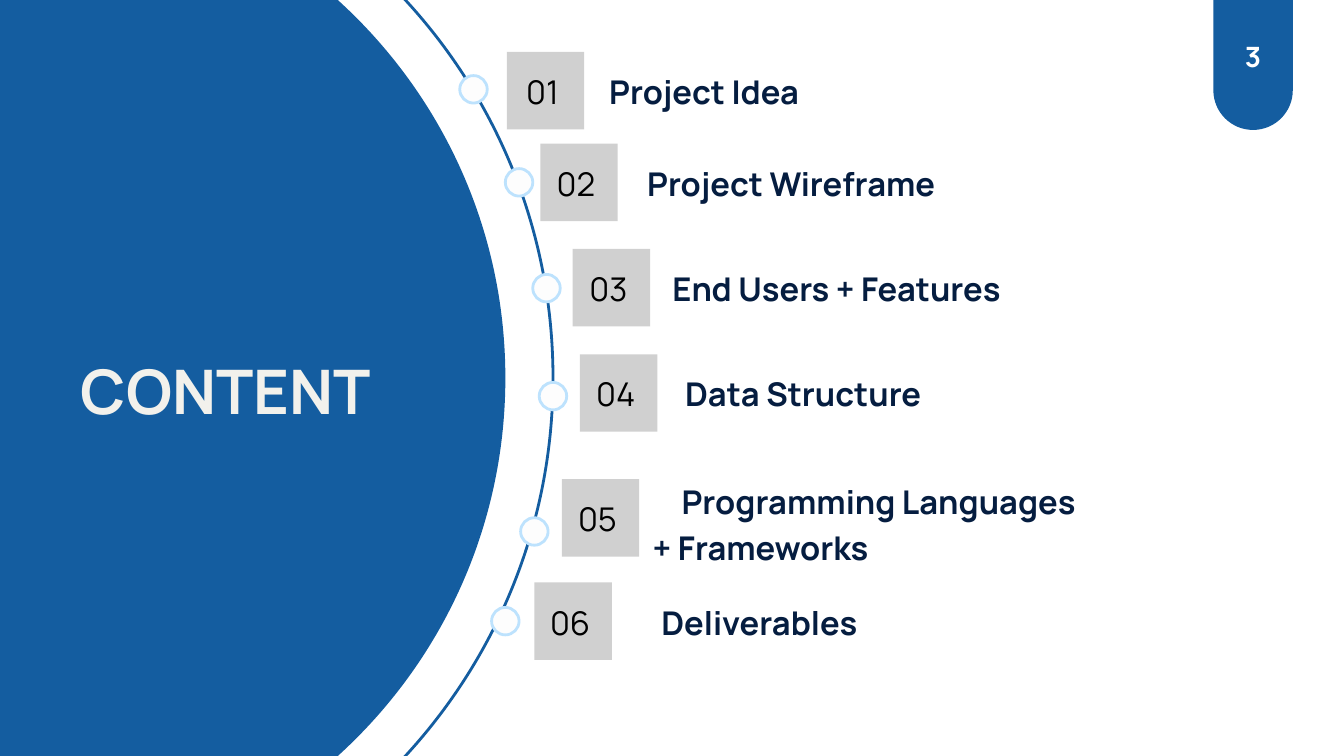
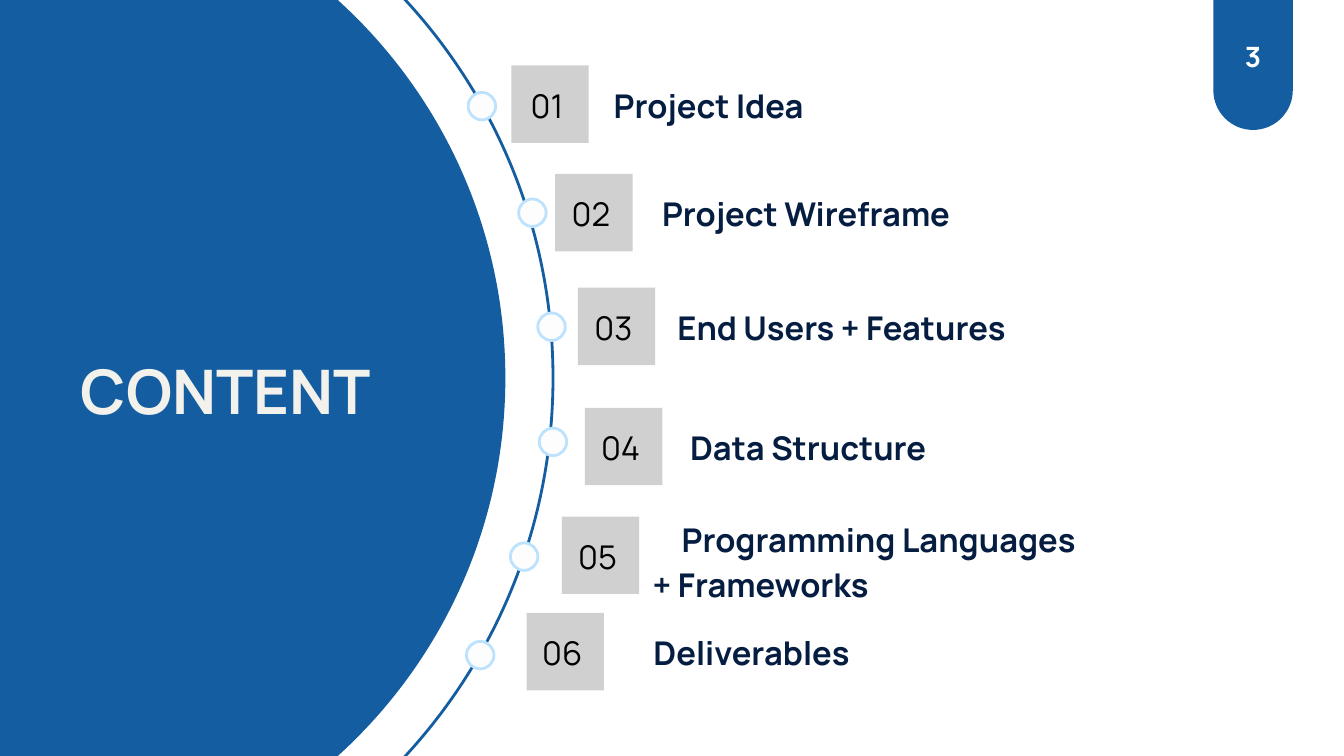
Before and after one commit to Mohamed-Kadry-Hussien/Sales_Forecasting_and_Demand_Prediction, a slide deck: slide 3 of Milestone 5/Sales Forecasting &Demand Prediction.pptx. Drawn at 1344x756 pixels with LibreOffice and Linux fonts; fonts in the diff are those of the drawing; grey boxes stand for pictures. Boxes give left, top, right and bottom in pixels: in the first picture for what was removed or moved away, otherwise in the second. Text is boxed around its words. In the diff, an @@ line names an element or a change of style, - is before the commit and + after.

Commit message:
Add some files

```diff
--- a/Milestone 5/Sales Forecasting &Demand Prediction.pptx
+++ b/Milestone 5/Sales Forecasting &Demand Prediction.pptx
@@ 2 texts, 1 picture: place and size @@
-2 texts, 1 picture at [507, 52, 799, 129]
+2 texts, 1 picture at [511, 65, 803, 142]
@@ freeform shape: place and size @@
-freeform shape at [460, 75, 487, 103]
+freeform shape at [468, 93, 496, 120]
@@ 2 texts, 1 freeform shape, 1 picture: place and size @@
-2 texts, 1 freeform shape, 1 picture at [505, 144, 935, 221]
+2 texts, 1 freeform shape, 1 picture at [519, 174, 949, 251]
@@ 2 texts, 1 freeform shape, 1 picture: place and size @@
-2 texts, 1 freeform shape, 1 picture at [533, 249, 1000, 326]
+2 texts, 1 freeform shape, 1 picture at [538, 288, 1005, 365]
@@ picture removed at [580, 354, 657, 431] @@
@@ picture added at [585, 408, 663, 485] @@
@@ freeform shape: place and size @@
-freeform shape at [539, 382, 566, 410]
+freeform shape at [539, 428, 566, 456]
@@ text "04": place and size @@
-text "04" at [596, 382, 635, 407]
+text "04" at [601, 436, 640, 461]
@@ text "Data Structure": place and size @@
-text "Data Structure" at [685, 382, 921, 407]
+text "Data Structure" at [690, 436, 926, 461]
@@ text "05": place and size @@
-text "05" at [578, 507, 617, 532]
+text "05" at [578, 545, 617, 570]
@@ picture: place and size @@
-picture at [562, 479, 639, 556]
+picture at [562, 517, 639, 594]
@@ text "Programming Languages": place and size @@
-text "Programming Languages" at [678, 490, 1076, 561]
+text "Programming Languages" at [678, 528, 1076, 598]
@@ freeform shape: place and size @@
-freeform shape at [521, 517, 548, 545]
+freeform shape at [511, 543, 538, 571]
@@ text "06": place and size @@
-text "06" at [550, 611, 590, 636]
+text "06" at [542, 641, 582, 666]
@@ picture: place and size @@
-picture at [534, 583, 612, 660]
+picture at [527, 613, 604, 690]
@@ text "Deliverables": place and size @@
-text "Deliverables" at [661, 611, 857, 636]
+text "Deliverables" at [653, 641, 849, 666]
@@ freeform shape: place and size @@
-freeform shape at [492, 607, 519, 635]
+freeform shape at [466, 642, 494, 669]
```
Also in this commit, not shown: 8 other slides changed.
